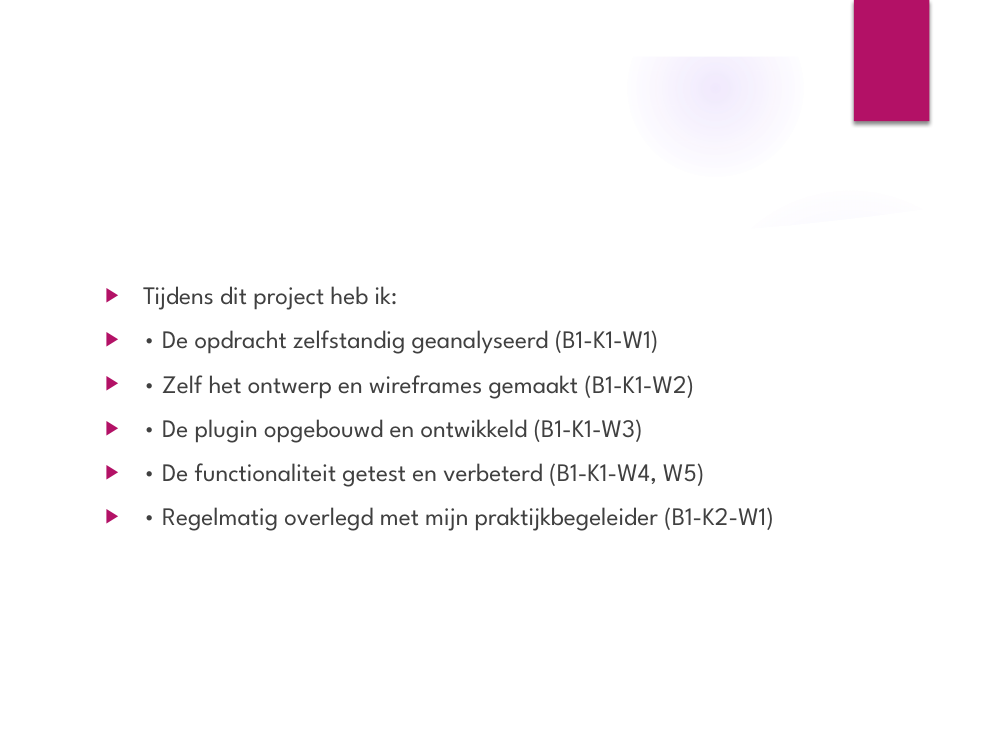
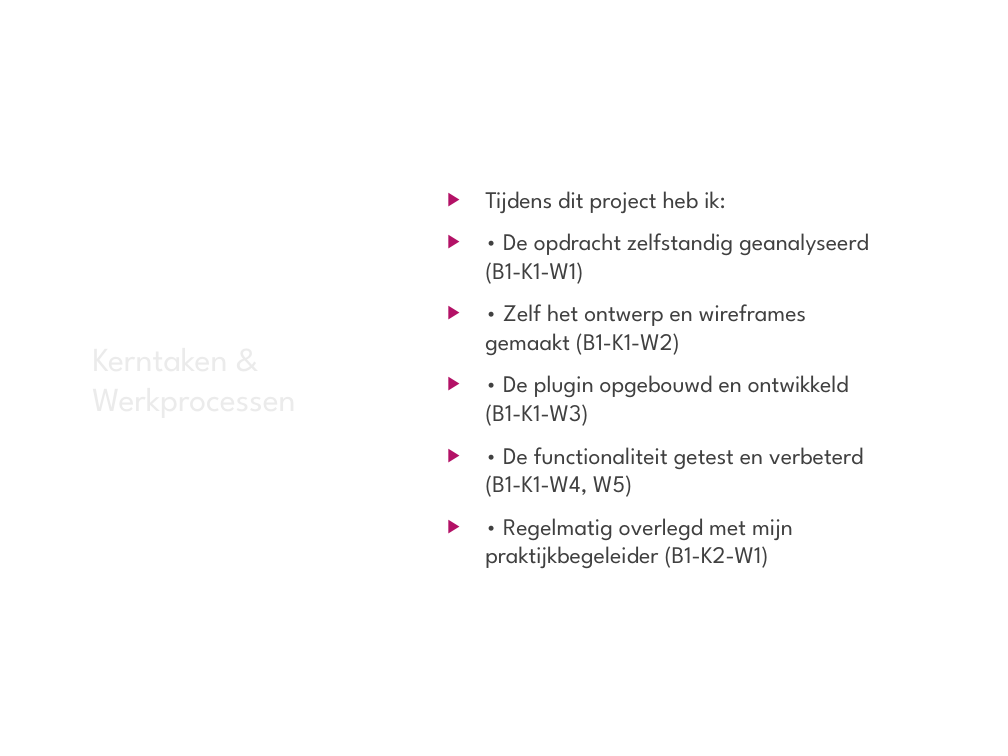
Before and after one commit to Farell17/stageportfolio, a slide deck: slide 5 of Examenpresentatie_WordPress_Plugin.pptx. Drawn at 1008x756 pixels with LibreOffice and Linux fonts; fonts in the diff are those of the drawing; background and template pictures are left out. Boxes give left, top, right and bottom in pixels: in the first picture for what was removed or moved away, otherwise in the second. Text is boxed around its words. In the diff, an @@ line names an element or a change of style, - is before the commit and + after.

```diff
--- a/Examenpresentatie_WordPress_Plugin.pptx
+++ b/Examenpresentatie_WordPress_Plugin.pptx
@@ rectangle added at (x1=0, y1=0, x2=1008, y2=756), fill #FFFFFF @@
@@ freeform shape added at (x1=0, y1=0, x2=1008, y2=756), fill #FFFFFF @@
@@ freeform shape added at (x1=363, y1=43, x2=428, y2=409), fill #FFFFFF at 20% opacity @@
@@ freeform shape added at (x1=382, y1=44, x2=973, y2=712), fill #FFFFFF @@
@@ text "Tijdens dit project heb ik:" moved from (x1=143, y1=286, x2=774, y2=531) to (x1=485, y1=191, x2=869, y2=568) @@
@@ text "Tijdens dit project heb ik:" at (x1=485, y1=191, x2=869, y2=568): size 18 to 17 pt; vertical alignment top to middle @@
@@ title "Kerntaken & Werkprocessen" moved from (x1=96, y1=102, x2=795, y2=180) to (x1=83, y1=125, x2=359, y2=632) @@
@@ title "Kerntaken & Werkprocessen" at (x1=83, y1=125, x2=359, y2=632): size 32 to 24 pt, text colour #FFFFFF to #EBEBEB @@
@@ freeform shape removed at (x1=700, y1=176, x2=965, y2=255) @@
@@ freeform shape removed at (x1=53, y1=205, x2=955, y2=705) @@
@@ ellipse removed at (x1=695, y1=184, x2=1005, y2=495) @@
```
Also in this commit, not shown: 5 other slides changed, 11 slides added, 1 slide removed.
